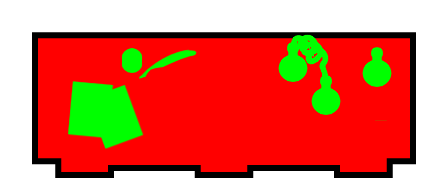
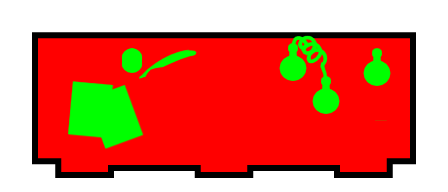
Comparing the layer stacks of the two 448 x 192 images. Changes:
painted on "Group 17 Merged" over box(278, 34, 392, 115)
